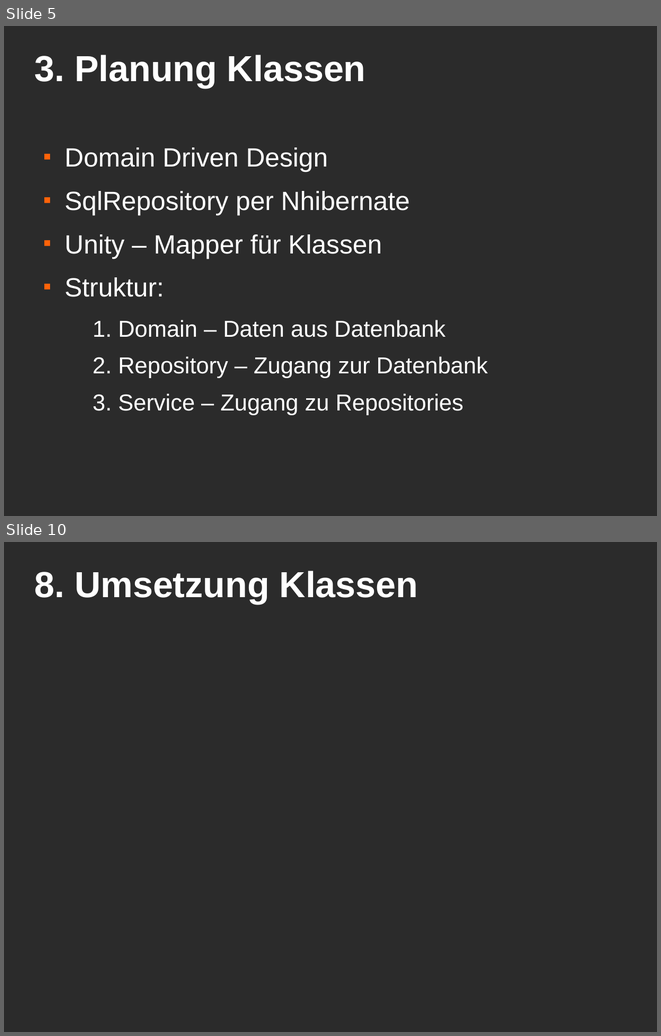
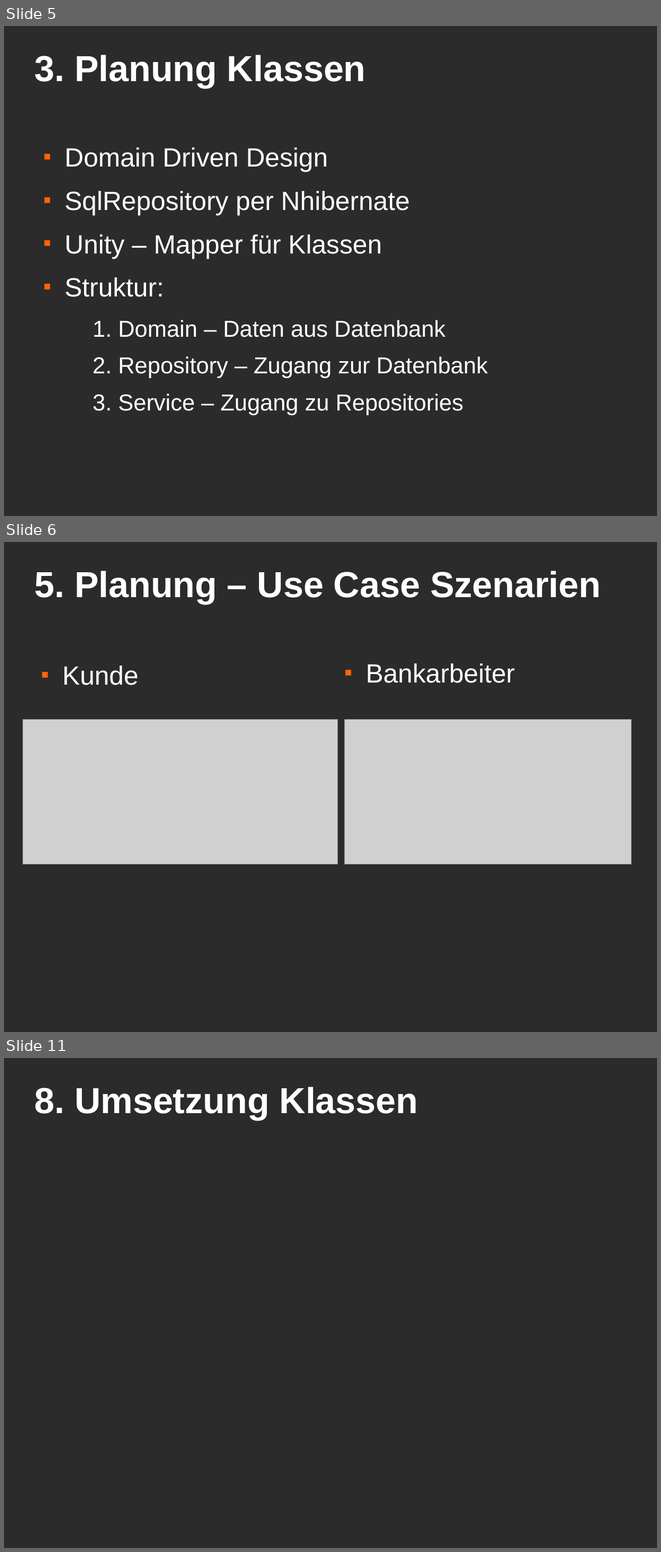
Before and after one commit to MacMuffin/Geldverleih, a slide deck: Geldverleih/geldverleih_präsi.odp. Shown one above the other, each under a label of ours: slides 5 and 10 before the commit, slides 5, 6 and 11 after it; the slides between them are not shown. The pictures are 661x1036 and 661x1552 pixels, drawn with LibreOffice and Linux fonts; fonts in the diff are those of the drawing; grey boxes stand for pictures; background and template pictures are left out; a plain dark background stands for a picture behind light text. Boxes give left, top, right and bottom in pixels: in the first picture for what was removed or moved away, otherwise in the second. Text is boxed around its words. In the diff, an @@ line names an element or a change of style, - is before the commit and + after.

```diff
--- a/Geldverleih/geldverleih_präsi.odp
+++ b/Geldverleih/geldverleih_präsi.odp
@@ slide 6 added at box(4, 542, 657, 1032), background picture (left out) @@
@@ title added at box(34, 571, 601, 604), 44 pt, text #FFFFFF, bold @@
+5. Planung – Use Case Szenarien
@@ text added at box(62, 665, 139, 685), 32 pt, text #FFFFFF @@
+■ Kunde
@@ text added at box(366, 663, 515, 683), 32 pt, text #FFFFFF @@
+■ Bankarbeiter
@@ picture added at box(23, 719, 337, 864) @@
@@ picture added at box(345, 719, 632, 864) @@
@@ what was slide 10 is now slide 11 @@
```
Also in this commit, not shown: 5 slides changed.
